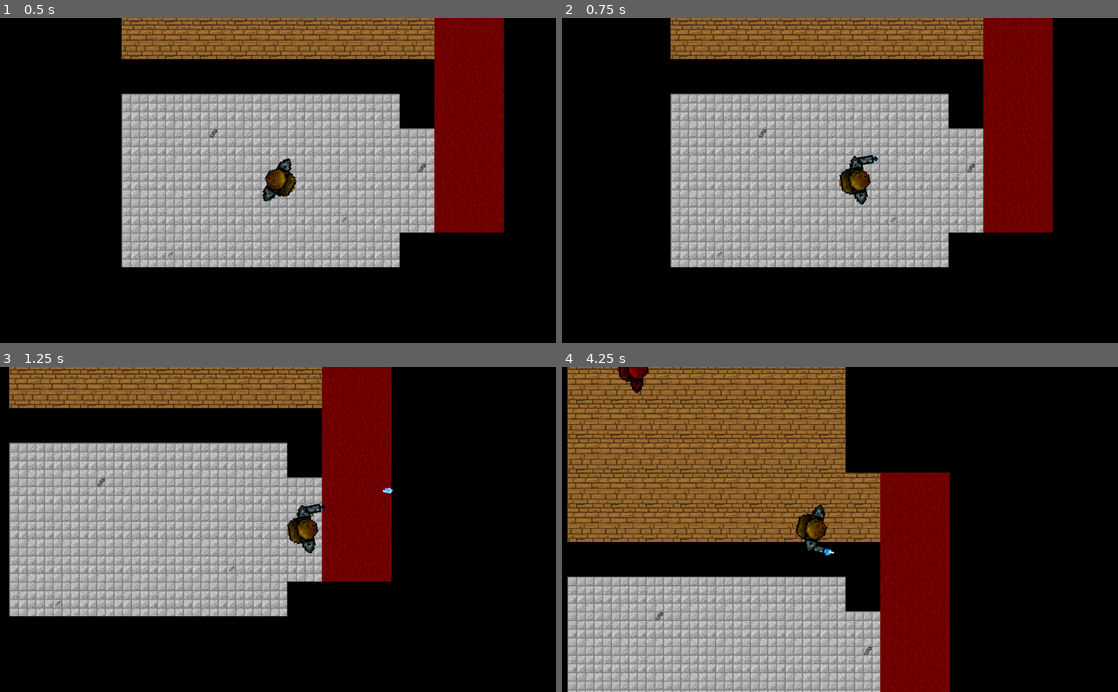
Above: before the commit, frames 1-4 (two rows, left to right).
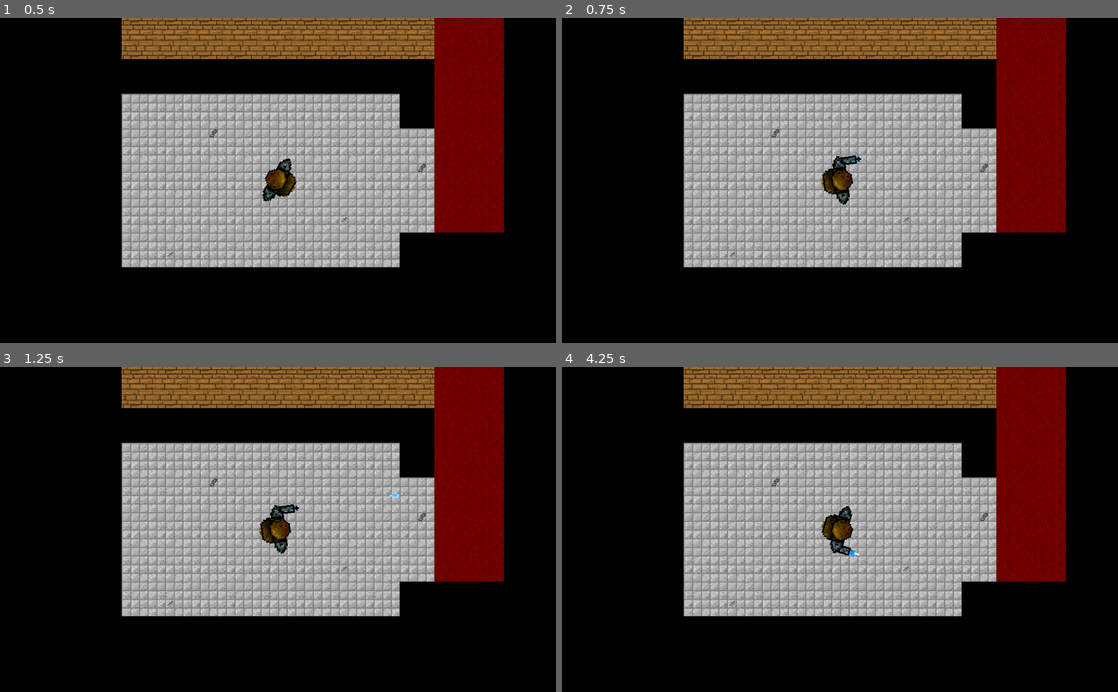
Above: after the commit, the same moments.

Repository: Bios-Marcel/top-down-pew-pew
Game: Godot game, scene res://levels/world/world.tscn
The game is run twice, just before and just after one commit, with the same random seed, the same clock (stepped at 60 frames per second) and the same inputs.
Inputs (mouse positions are in pixels of both pictures, inside the frame that each line leads up to):
- Up to frame 1 (0.5 s): no input
- Up to frame 2 (0.75 s): tap Enter at 0.5 s; move the mouse to (962, 164) at 0.52 s; press the mouse at (962, 164) at 0.53 s; hold Right (ui_right) from 0.53 s (still down)
- Up to frame 3 (1.25 s): keep holding Right (ui_right); right-click (400, 513) at 0.8 s
- Up to frame 4 (4.25 s): move the mouse to (728, 545) at 1.27 s; release Right (ui_right) at 1.28 s; release the mouse at (728, 545) at 1.28 s; hold Down (ui_down) 1.28-2.03 s; right-click (728, 545) at 1.35 s; click (728, 545) at 1.42 s; tap Shift (sprint, bound only after the commit) at 1.55, 3.8 s; move the mouse to (895, 458) at 2.02 s; hold Right (ui_right) 2.03-2.78 s; hold Shift (sprint, bound only after the commit) 2.03-2.78 s; click (895, 458) at 2.3 s; move the mouse to (812, 594) at 2.77 s; hold Up (ui_up) 2.78-3.53 s; click (812, 594) at 2.85 s; right-click (812, 594) at 3.05 s; move the mouse to (1006, 578) at 3.52 s; hold Left (ui_left) from 3.53 s (still down); hold Right mouse button (shoot_right, bound only after the commi… from 3.53 s (still down); click (1006, 578) at 3.67 s

Frame 1 is identical in both runs. In frame 2, 17% of the frame differs, in the area x 19-91%, y 0-77%; in frame 3, 41%; in frame 4, 73%, in the area x 1-91%, y 0-100%.

Commit message:
Implement sprinting and adjust input mappings

Diff:
--- a/levels/world/world.tscn
+++ b/levels/world/world.tscn
@@ -61,6 +61,7 @@
 [node name="Pause" type="Popup" parent="CanvasLayer" index="0"]
 
 pause_mode = 2
+visible = false
 anchor_left = 0.0
 anchor_top = 0.0
 anchor_right = 1.0
--- a/prefabs/player/scripts/player.gd
+++ b/prefabs/player/scripts/player.gd
@@ -1,11 +1,16 @@
 extends KinematicBody2D
 
-const MOVEMENT_ACCELERATION = 25
-const MAX_MOVEMENT_SPEED = 200
+const MOVEMENT_ACCELERATION = 20
+const MAX_MOVEMENT_SPEED = 160
+const MOVEMENT_ACCELERATION_SPRINTING = MOVEMENT_ACCELERATION * 1.5
+const MAX_MOVEMENT_SPEED_SPRINTING = MAX_MOVEMENT_SPEED * 1.5
+
 const nullVector = Vector2()
 
 # Stores the motion/direction the user is currently moving towards.
 var motion = Vector2(0, 0)
+var sprinting = false
+
 var shooting_left = false setget set_shooting_left
 var shooting_right = false setget set_shooting_right
 
@@ -18,33 +23,38 @@
 	process_view_angle()
 
 func process_movement():
+	# if the player is holding the sprint key, then we use the values for sprinting
+	var sprint_down = Input.is_action_pressed("sprint")
+	var actual_max_speed = MAX_MOVEMENT_SPEED_SPRINTING if sprint_down else MAX_MOVEMENT_SPEED
+	var actual_acceleration = MOVEMENT_ACCELERATION_SPRINTING if sprint_down else MOVEMENT_ACCELERATION
+
 	var mov_accel = Vector2()
 
 	# Add acceleration to the acceleration vector.
-	if Input.is_action_pressed("ui_up"):
-		mov_accel.y -= MOVEMENT_ACCELERATION
-	if Input.is_action_pressed("ui_down"):
-		mov_accel.y += MOVEMENT_ACCELERATION
-	if Input.is_action_pressed("ui_left"):
-		mov_accel.x -= MOVEMENT_ACCELERATION
-	if Input.is_action_pressed("ui_right"):
-		mov_accel.x += MOVEMENT_ACCELERATION
+	if Input.is_action_pressed("walk_up"):
+		mov_accel.y -= actual_acceleration
+	if Input.is_action_pressed("walk_down"):
+		mov_accel.y += actual_acceleration
+	if Input.is_action_pressed("walk_left"):
+		mov_accel.x -= actual_acceleration
+	if Input.is_action_pressed("walk_right"):
+		mov_accel.x += actual_acceleration
 
 	if mov_accel != nullVector:
 		# Clamp the acceleration to its maximum. This is to normalize the acceleration when moving diagonally.
-		mov_accel = mov_accel.clamped(MOVEMENT_ACCELERATION)
+		mov_accel = mov_accel.clamped(actual_acceleration)
 
 		# Add the acceleration to the movement.
 		motion = motion + mov_accel
 		# Clamp the movement to its maximum. It also normalize the movement when moving diagonally.
-		motion = motion.clamped(MAX_MOVEMENT_SPEED)
+		motion = motion.clamped(actual_max_speed)
 
 	# Slow down the movement if the player is not pressing any buttons.
 	# The X and Y axis are handled seperately as the changes on one axis (Ex. Up/Down, Y Axis)
 	# would not have been handled otherwise if you are still holding the other buttons (Ex. Left/Right, X Axis).
-	if not(Input.is_action_pressed("ui_up")) and not(Input.is_action_pressed("ui_down")):
+	if not(Input.is_action_pressed("walk_up")) and not(Input.is_action_pressed("walk_down")):
 		motion.y = lerp(motion.y, 0.0, 0.2)
-	if not(Input.is_action_pressed("ui_left")) and not(Input.is_action_pressed("ui_right")):
+	if not(Input.is_action_pressed("walk_left")) and not(Input.is_action_pressed("walk_right")):
 		motion.x = lerp(motion.x, 0.0, 0.2)
 
 	# If there's any movement to make, do so. Otherwise, make the player idle.
@@ -58,8 +68,8 @@
 	look_at(get_global_mouse_position())
 
 func process_mouse_input():
-	self.shooting_left = Input.is_mouse_button_pressed(BUTTON_LEFT)
-	self.shooting_right = Input.is_mouse_button_pressed(BUTTON_RIGHT)
+	self.shooting_left = Input.is_action_pressed("shoot_left")
+	self.shooting_right = Input.is_action_pressed("shoot_right")
 
 func set_shooting_left(newValue):
 	shooting_left = newValue
--- a/project.godot
+++ b/project.godot
@@ -18,22 +18,44 @@
 [input]
 
 ui_left=[ Object(InputEventKey,"resource_local_to_scene":false,"resource_name":"","device":0,"alt":false,"shift":false,"control":false,"meta":false,"command":false,"pressed":false,"scancode":16777231,"unicode":0,"echo":false,"script":null)
+, Object(InputEventKey,"resource_local_to_scene":false,"resource_name":"","device":0,"alt":false,"shift":false,"control":false,"meta":false,"command":false,"pressed":false,"scancode":65,"unicode":0,"echo":false,"script":null)
 , Object(InputEventJoypadButton,"resource_local_to_scene":false,"resource_name":"","device":0,"button_index":14,"pressure":0.0,"pressed":false,"script":null)
-, Object(InputEventKey,"resource_local_to_scene":false,"resource_name":"","device":0,"alt":false,"shift":false,"control":false,"meta":false,"command":false,"pressed":false,"scancode":65,"unicode":0,"echo":false,"script":null)
  ]
 ui_right=[ Object(InputEventKey,"resource_local_to_scene":false,"resource_name":"","device":0,"alt":false,"shift":false,"control":false,"meta":false,"command":false,"pressed":false,"scancode":16777233,"unicode":0,"echo":false,"script":null)
+, Object(InputEventKey,"resource_local_to_scene":false,"resource_name":"","device":0,"alt":false,"shift":false,"control":false,"meta":false,"command":false,"pressed":false,"scancode":68,"unicode":0,"echo":false,"script":null)
 , Object(InputEventJoypadButton,"resource_local_to_scene":false,"resource_name":"","device":0,"button_index":15,"pressure":0.0,"pressed":false,"script":null)
-, Object(InputEventKey,"resource_local_to_scene":false,"resource_name":"","device":0,"alt":false,"shift":false,"control":false,"meta":false,"command":false,"pressed":false,"scancode":68,"unicode":0,"echo":false,"script":null)
  ]
 ui_up=[ Object(InputEventKey,"resource_local_to_scene":false,"resource_name":"","device":0,"alt":false,"shift":false,"control":false,"meta":false,"command":false,"pressed":false,"scancode":16777232,"unicode":0,"echo":false,"script":null)
+, Object(InputEventKey,"resource_local_to_scene":false,"resource_name":"","device":0,"alt":false,"shift":false,"control":false,"meta":false,"command":false,"pressed":false,"scancode":87,"unicode":0,"echo":false,"script":null)
 , Object(InputEventJoypadButton,"resource_local_to_scene":false,"resource_name":"","device":0,"button_index":12,"pressure":0.0,"pressed":false,"script":null)
-, Object(InputEventKey,"resource_local_to_scene":false,"resource_name":"","device":0,"alt":false,"shift":false,"control":false,"meta":false,"command":false,"pressed":false,"scancode":87,"unicode":0,"echo":false,"script":null)
  ]
 ui_down=[ Object(InputEventKey,"resource_local_to_scene":false,"resource_name":"","device":0,"alt":false,"shift":false,"control":false,"meta":false,"command":false,"pressed":false,"scancode":16777234,"unicode":0,"echo":false,"script":null)
+, Object(InputEventKey,"resource_local_to_scene":false,"resource_name":"","device":0,"alt":false,"shift":false,"control":false,"meta":false,"command":false,"pressed":false,"scancode":83,"unicode":0,"echo":false,"script":null)
 , Object(InputEventJoypadButton,"resource_local_to_scene":false,"resource_name":"","device":0,"button_index":13,"pressure":0.0,"pressed":false,"script":null)
-, Object(InputEventKey,"resource_local_to_scene":false,"resource_name":"","device":0,"alt":false,"shift":false,"control":false,"meta":false,"command":false,"pressed":false,"scancode":83,"unicode":0,"echo":false,"script":null)
  ]
 ui_pause=[ Object(InputEventKey,"resource_local_to_scene":false,"resource_name":"","device":0,"alt":false,"shift":false,"control":false,"meta":false,"command":false,"pressed":false,"scancode":16777217,"unicode":0,"echo":false,"script":null)
+, Object(InputEventJoypadButton,"resource_local_to_scene":false,"resource_name":"","device":0,"button_index":11,"pressure":0.0,"pressed":false,"script":null)
+ ]
+shoot_left=[ Object(InputEventJoypadButton,"resource_local_to_scene":false,"resource_name":"","device":0,"button_index":6,"pressure":0.0,"pressed":false,"script":null)
+, Object(InputEventMouseButton,"resource_local_to_scene":false,"resource_name":"","device":0,"alt":false,"shift":false,"control":false,"meta":false,"command":false,"button_mask":0,"position":Vector2( 0, 0 ),"global_position":Vector2( 0, 0 ),"factor":1.0,"button_index":1,"pressed":false,"doubleclick":false,"script":null)
+ ]
+shoot_right=[ Object(InputEventJoypadButton,"resource_local_to_scene":false,"resource_name":"","device":0,"button_index":7,"pressure":0.0,"pressed":false,"script":null)
+, Object(InputEventMouseButton,"resource_local_to_scene":false,"resource_name":"","device":0,"alt":false,"shift":false,"control":false,"meta":false,"command":false,"button_mask":0,"position":Vector2( 0, 0 ),"global_position":Vector2( 0, 0 ),"factor":1.0,"button_index":2,"pressed":false,"doubleclick":false,"script":null)
+ ]
+sprint=[ Object(InputEventKey,"resource_local_to_scene":false,"resource_name":"","device":0,"alt":false,"shift":false,"control":false,"meta":false,"command":false,"pressed":false,"scancode":16777237,"unicode":0,"echo":false,"script":null)
+, Object(InputEventJoypadButton,"resource_local_to_scene":false,"resource_name":"","device":0,"button_index":8,"pressure":0.0,"pressed":false,"script":null)
+ ]
+walk_up=[ Object(InputEventKey,"resource_local_to_scene":false,"resource_name":"","device":0,"alt":false,"shift":false,"control":false,"meta":false,"command":false,"pressed":false,"scancode":87,"unicode":0,"echo":false,"script":null)
+, Object(InputEventJoypadMotion,"resource_local_to_scene":false,"resource_name":"","device":0,"axis":1,"axis_value":-1.0,"script":null)
+ ]
+walk_right=[ Object(InputEventKey,"resource_local_to_scene":false,"resource_name":"","device":0,"alt":false,"shift":false,"control":false,"meta":false,"command":false,"pressed":false,"scancode":68,"unicode":0,"echo":false,"script":null)
+, Object(InputEventJoypadMotion,"resource_local_to_scene":false,"resource_name":"","device":0,"axis":0,"axis_value":1.0,"script":null)
+ ]
+walk_down=[ Object(InputEventKey,"resource_local_to_scene":false,"resource_name":"","device":0,"alt":false,"shift":false,"control":false,"meta":false,"command":false,"pressed":false,"scancode":83,"unicode":0,"echo":false,"script":null)
+, Object(InputEventJoypadMotion,"resource_local_to_scene":false,"resource_name":"","device":0,"axis":1,"axis_value":1.0,"script":null)
+ ]
+walk_left=[ Object(InputEventKey,"resource_local_to_scene":false,"resource_name":"","device":0,"alt":false,"shift":false,"control":false,"meta":false,"command":false,"pressed":false,"scancode":65,"unicode":0,"echo":false,"script":null)
+, Object(InputEventJoypadMotion,"resource_local_to_scene":false,"resource_name":"","device":0,"axis":0,"axis_value":-1.0,"script":null)
  ]
 
 [rendering]
